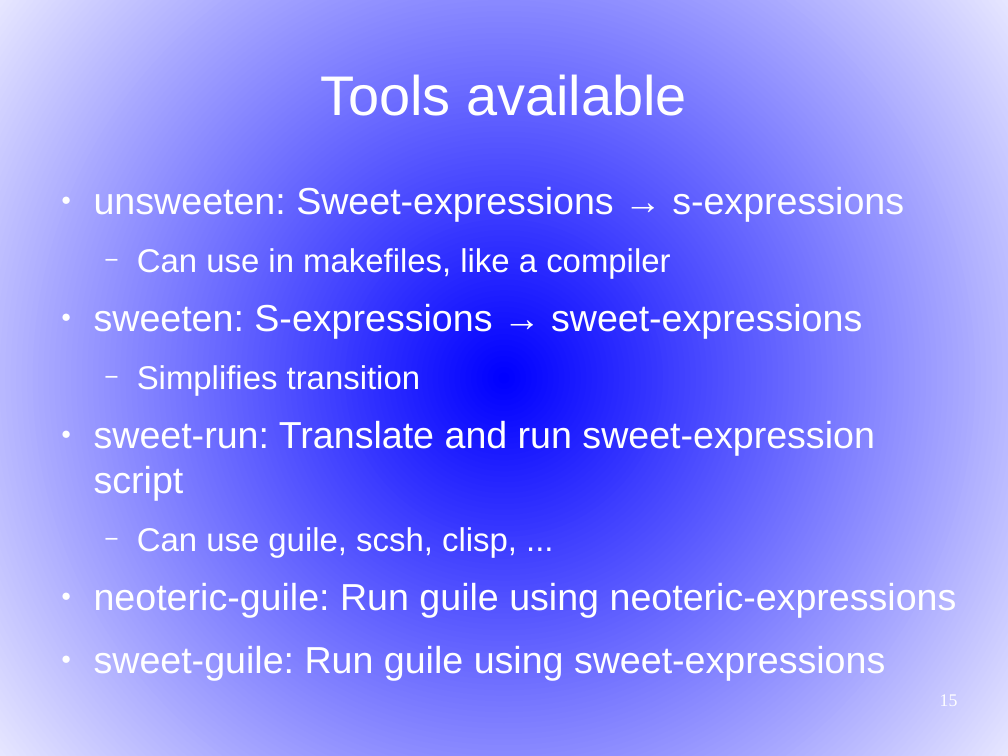
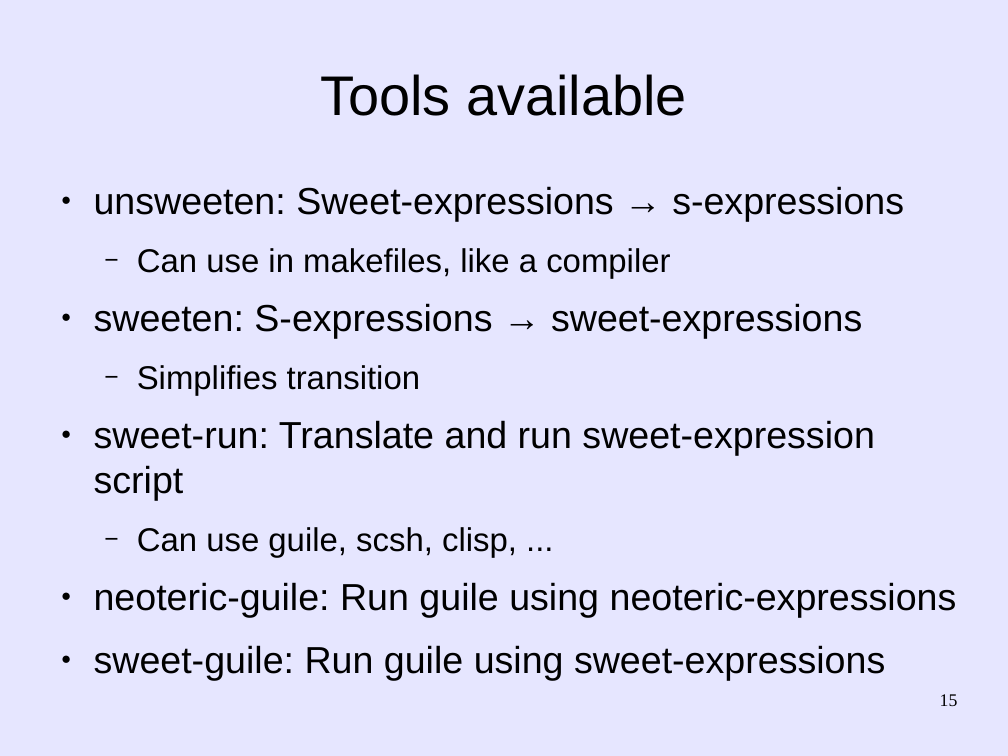
Before and after one commit to martin12333/Readable-Lisp-S-expressions, a slide deck: slide 15 of readable-s-expressions.odp. Drawn at 1008x756 pixels with LibreOffice and Linux fonts; fonts in the diff are those of the drawing. Boxes give left, top, right and bottom in pixels: in the first picture for what was removed or moved away, otherwise in the second. Text is boxed around its words. In the diff, an @@ line names an element or a change of style, - is before the commit and + after.

Commit message:
Update presentation - new (hopefully clearer) background, etc.
  - Change presentation color background to hopefully be easier to read.
    Alan Manuel Gloria reported that the orginal blue background gradient
    "seems to make the text a little hard to read; straight blue
    is dark to the human eye (nearer to black than white) but the
    background fades to white at the edges, and the fade is too linear."
    He also reported that the audio was low, I'm not sure I can fix that
    in the video.
  - Emphasized even more that these are new *abbreviations* -
    abbreviations are already in Lisp, and we're not preventing the
    use of traditional s-expressions,  so this hopefully will make the
    idea clearer.
  - Noted that neoteric- and sweet-expressions *are* technically a
    change in meaning... but not one that normally matters.

```diff
--- a/readable-s-expressions.odp
+++ b/readable-s-expressions.odp
@@ background gradient #0000FF to #E6E6FF to #E6E6FF @@
@@ title "Tools available" at box(320, 74, 687, 116): text colour #FFFFFF to #000000 @@
@@ text "unsweeten: Sweet-expressions → s-expressions" at box(94, 186, 957, 680): text colour #FFFFFF to #000000; bullet colour #FFFFFF to #000000 @@
@@ page number at box(940, 694, 958, 706): text colour #FFFFFF to #000000 @@
```
Also in this commit, not shown: 16 other slides changed.
